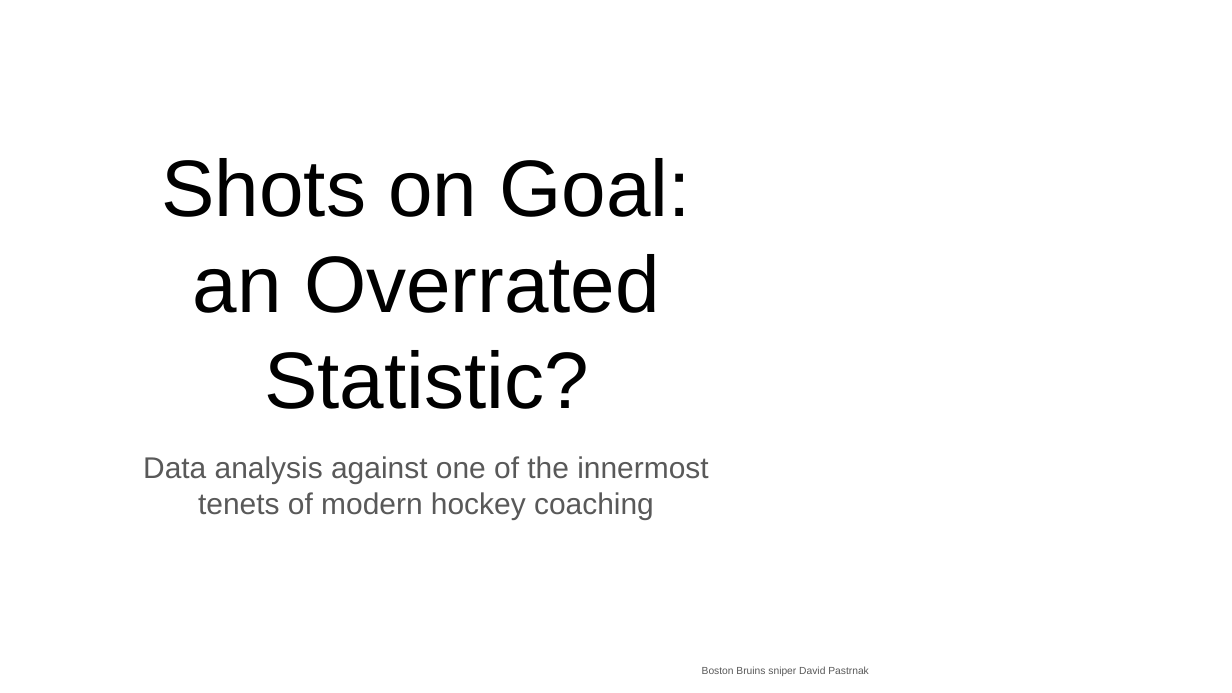
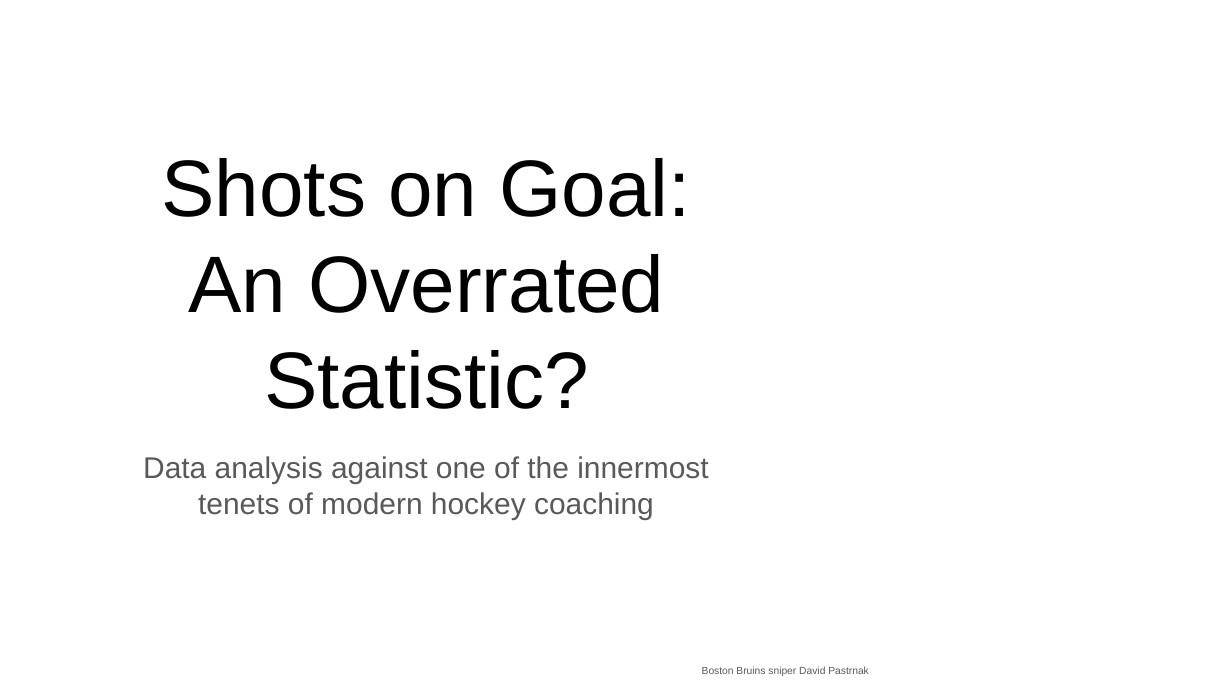
Before and after one commit to rocky-horror/shots-on-goal-data-analysis, a slide deck: slide 1 of PRES.pptx. Drawn at 1232x693 pixels with LibreOffice and Linux fonts; fonts in the diff are those of the drawing; background and template pictures are left out. Boxes give left, top, right and bottom in pixels: in the first picture for what was removed or moved away, otherwise in the second. Text is boxed around its words. In the diff, an @@ line names an element or a change of style, - is before the commit and + after.

Commit message:
pres fix 2

```diff
--- a/PRES.pptx
+++ b/PRES.pptx
@@ title at box(162, 158, 691, 409): text changed @@
-Shots on Goal: an Overrated Statistic?
+Shots on Goal: An Overrated Statistic?
```
